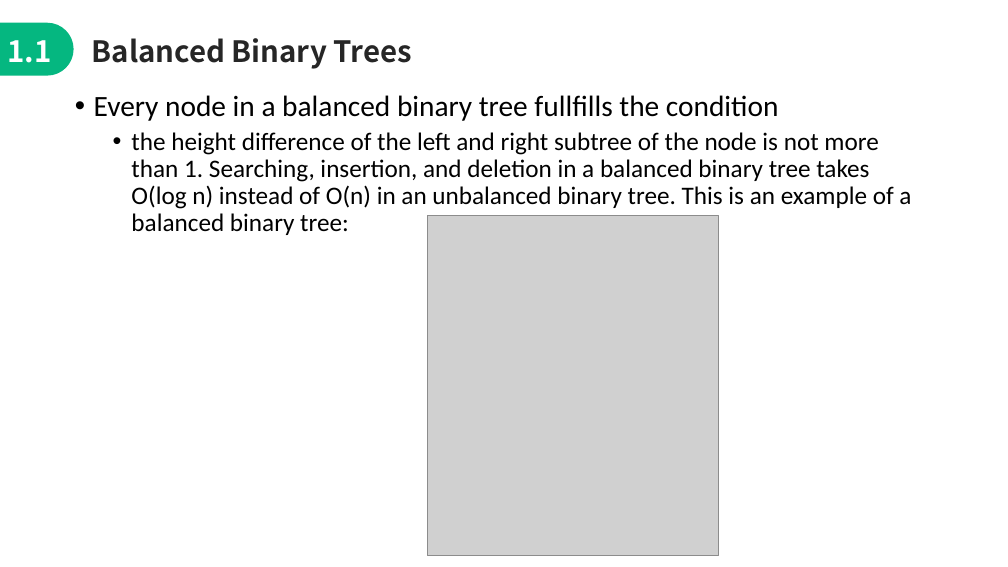
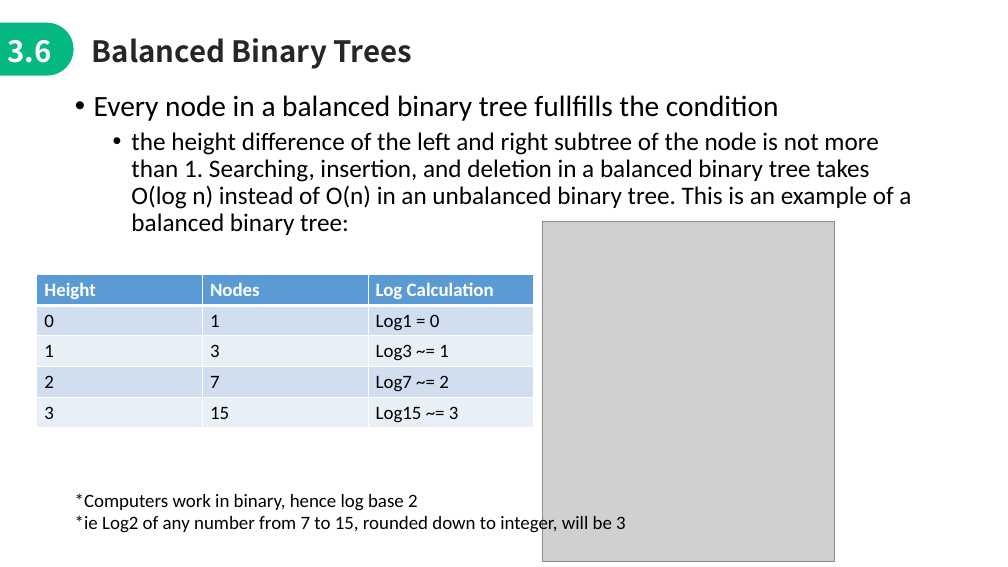
Before and after one commit to jimmyyih518/DSA2022Fall, a slide deck: slide 19 of week4/week4_slides.pptx (slide 18 before the commit). Drawn at 1008x567 pixels with LibreOffice and Linux fonts; fonts in the diff are those of the drawing; grey boxes stand for pictures. Boxes give left, top, right and bottom in pixels: in the first picture for what was removed or moved away, otherwise in the second. Text is boxed around its words. In the diff, an @@ line names an element or a change of style, - is before the commit and + after.

```diff
--- a/week4/week4_slides.pptx
+++ b/week4/week4_slides.pptx
@@ text at box(7, 40, 51, 63): text changed @@
-1.1
+3.6
@@ picture: place and size @@
-picture at box(427, 216, 718, 556)
+picture at box(543, 222, 834, 562)
@@ table added at box(37, 274, 534, 428), 5 rows, 3 columns @@
+Height | Nodes | Log Calculation
+0 | 1 | Log1 = 0
+1 | 3 | Log3 ~= 1
+2 | 7 | Log7 ~= 2
+3 | 15 | Log15 ~= 3
@@ text added at box(75, 493, 626, 535), 18 pt, text #000000 @@
+*Computers work in binary, hence log base 2
+*ie Log2 of any number from 7 to 15, rounded down to integer, will be 3
```
Also in this commit, not shown: 19 other slides changed, 2 slides added, 5 other files.
